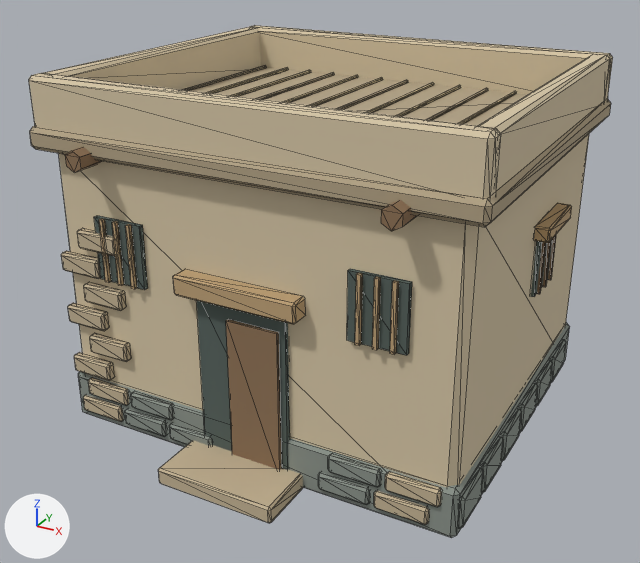
The glTF model public/assets/models/house.glb, before and after one commit.
The view is the same before and after, from a 50 mm lens placed at (3.58, -6.84, 4.52), pointed at (0.0, -0.33, 1.27). The lights are fixed; the arrows at lower left show +X, +Y and +Z. The picture after the commit comes second. Mesh edges are drawn as thin lines. Vertices at exactly the same position are counted once.

The first picture shows 'house.001'.
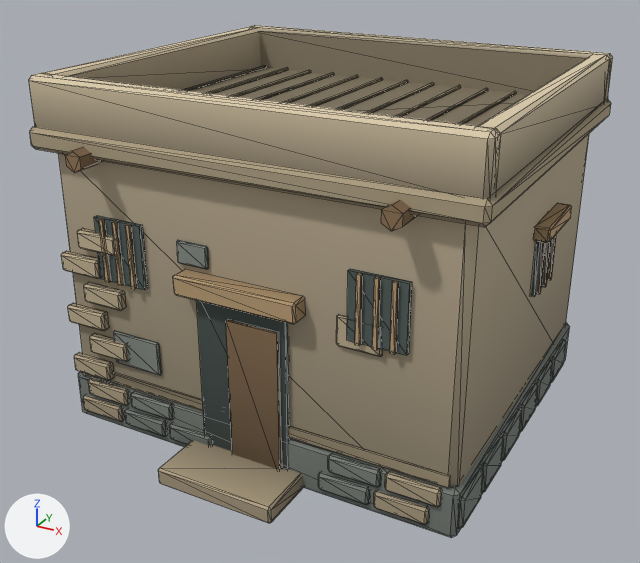
Location of each change, [x1, y1, x2, y2] in pixels of the pictures (640 x 563 px):
part 1 of me_cube_544, added: after [82, 372, 451, 488]
part 2 of me_cube_544, added: after [114, 331, 161, 375]
part 3 of me_cube_544, added (brown): after [336, 314, 383, 356]
part 4 of me_cube_544, added: after [177, 240, 209, 269]
part 5 of me_cube_544, recoloured (darker): [30, 26, 612, 538] in both

The edits, one by one:
me_cube_544 is used by ob_house_001; location (0.0, 0.0, 0.0).
me_cube_544 had 1572 vertices, 2804 faces and spanned x -1.98..1.98, y -2.14..1.8, z 0.0..3.18.
me_cube_544 now has 1628 vertices, 2900 faces and spans x -1.98..1.98, y -2.14..1.8, z 0.0..3.18.
me_cube_544 part 1: a new loose piece, a box spanning x -1.8..1.8, y -1.622..-1.602, z 0.47..0.57, in mat_way_vertex_palette.
me_cube_544 part 2: a new loose piece of 16 vertices spanning x -1.36..-0.86, y -1.63..-1.6, z 0.69..1.01, in mat_way_vertex_palette.
me_cube_544 part 3: a new loose piece of 16 vertices spanning x 0.85..1.23, y -1.63..-1.6, z 1.42..1.68, in mat_way_vertex_palette.
me_cube_544 part 4: a new loose piece of 16 vertices spanning x -0.59..-0.29, y -1.63..-1.6, z 1.8..2.0, in mat_way_vertex_palette.
me_cube_544 part 5: 2772 kept faces spanning x -1.98..1.98, y -2.14..1.8, z 0.0..3.18 get new vertex colours.
